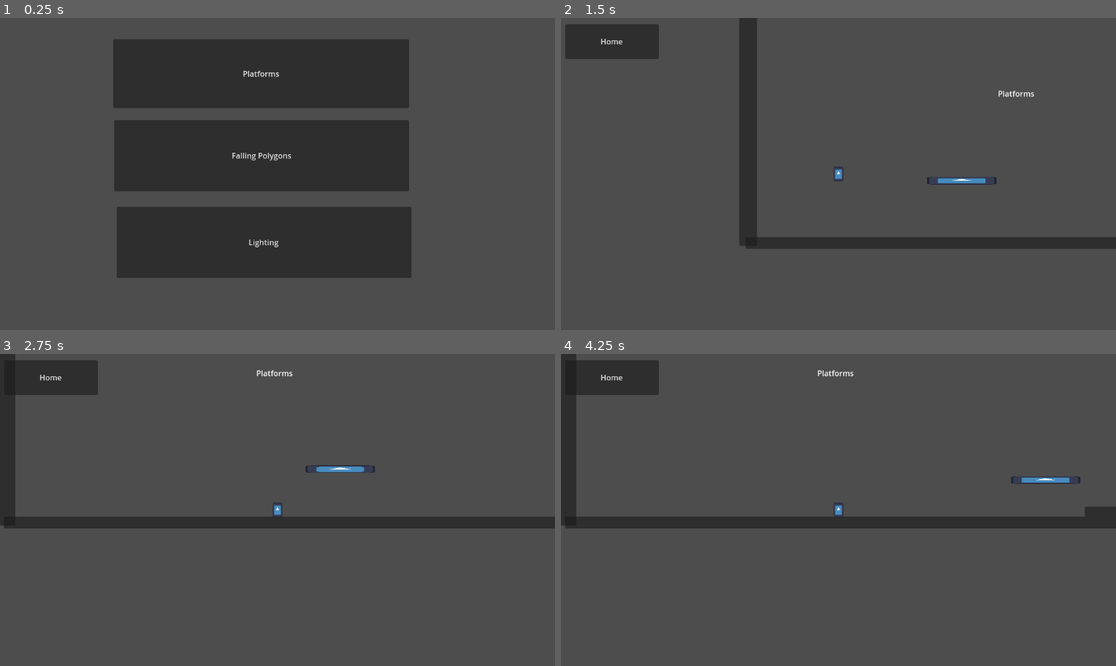
Above: before the commit, frames 1-4 (two rows, left to right).
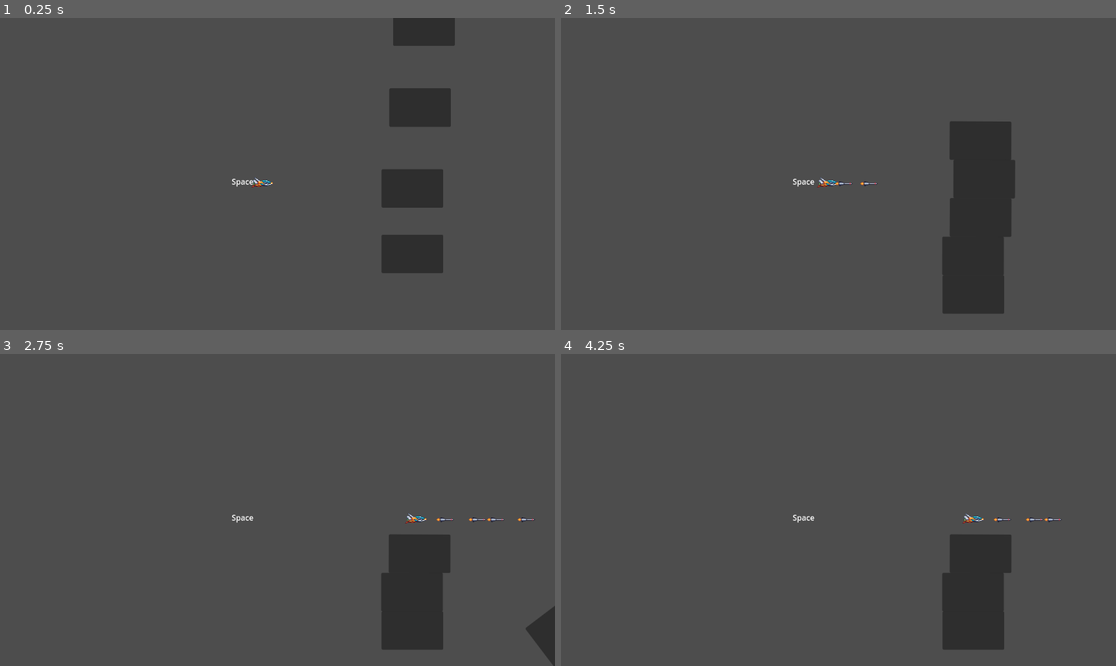
Above: after the commit, the same moments.

Repository: SiegeTheDay90/Godot-Sandbox-2D
Game: Godot game, scene res://jam_26_v0.1/jam26_level_1.tscn
Two runs of this game, one before a commit and one after it. Both use one fixed random seed, a clock stepped at 60 frames per second and the inputs below. Before the commit the project starts from res://splash.tscn. The engine's default icon, where the game draws it, is replaced by a stand-in: a white triangle on a blue panel in a dark square.
Inputs (mouse positions are in pixels of both pictures, inside the frame that each line leads up to):
- Up to frame 1 (0.25 s): no input
- Up to frame 2 (1.5 s): click (821, 74) at 0.5 s, where only the run before the commit has a clickable "Platforms"; tap Enter (ui_accept) at 1.25, 1.35 s; hold Right (ui_right) from 1.28 s (still down)
- Up to frame 3 (2.75 s): keep holding Right (ui_right); tap Enter (ui_accept) at 1.52, 1.82, 2.1, 2.27, 2.57 s
- Up to frame 4 (4.25 s): release Right (ui_right) at 2.78 s; hold Left (ui_left) 2.78-3.53 s; tap Enter (ui_accept) at 2.85, 3.6, 3.77, 4.07 s; hold Right (ui_right) from 3.53 s (still down)

The runs differ from the first frame. In frame 1, 38% of the frame differs, in the area x 20-82%, y 0-84%; in frame 2, 13%; in frame 3, 12%; in frame 4, 11%.

Commit message:
add constant_linear_velocity to platforms, start space-shooter as jam

Diff:
--- /dev/null
+++ b/jam_26_v0.1/Block.gd
@@ -0,0 +1,17 @@
+extends RigidBody2D
+
+
+# Called when the node enters the scene tree for the first time.
+func _ready():
+	pass # Replace with function body.
+
+
+# Called every frame. 'delta' is the elapsed time since the previous frame.
+func _process(delta):
+	pass
+
+
+func _on_area_2d_body_entered(body):
+	if body.name == "Missile":
+		queue_free()
+		body.queue_free()
--- /dev/null
+++ b/jam_26_v0.1/PlayerShip.gd
@@ -0,0 +1,40 @@
+extends CharacterBody2D
+
+
+const SPEED = 300.0
+const JUMP_VELOCITY = -400.0
+
+# Get the gravity from the project settings to be synced with RigidBody nodes.
+var gravity = ProjectSettings.get_setting("physics/2d/default_gravity")
+var status = "Idle"
+var Missile = load("res://jam_26_v0.1/missile.tscn")
+var missiles = []
+@onready var anim = get_node("AnimatedSprite2D")
+# export(PackedScene) var missile_scene
+
+
+func _physics_process(_delta):
+	# Get the input direction and handle the movement/deceleration.
+	# As good practice, you should replace UI actions with custom gameplay actions.
+	var direction = {"x": Input.get_axis("ui_left", "ui_right"), "y": Input.get_axis("ui_up", "ui_down")}
+	if direction:
+		velocity.x = direction.x * SPEED
+		velocity.y = direction.y * SPEED
+		if velocity.y > 0 and status != "Up":
+			anim.play("Up")
+		elif velocity.y < 0 and status != "Down":
+			anim.play("Down")
+		elif velocity.y == 0:
+			anim.play("Idle")
+	else:
+		velocity.x = move_toward(velocity.x, 0, SPEED/20)
+
+	if Input.is_action_just_pressed("ui_accept"):
+		var missile = Missile.instantiate()
+		add_sibling(missile)
+		missile.set_global_position(global_position)
+		missile.linear_velocity = 20 if velocity.x < 20 else velocity.x
+		missile.global_position.x += 38
+		missiles.push_front(missile)
+
+	move_and_slide()
--- /dev/null
+++ b/jam_26_v0.1/PlayerShip.tscn
@@ -0,0 +1,103 @@
+[gd_scene load_steps=15 format=3 uid="uid://dsorjh110dkwy"]
+
+[ext_resource type="Script" path="res://jam_26_v0.1/PlayerShip.gd" id="1_2jv5c"]
+[ext_resource type="Texture2D" uid="uid://cv7f6wqiocjxn" path="res://jam_26_v0.1/Pixel_SideScroller_Spaceships_v1.5.3/Ships/Animated/yellow_ship_spritesheet.png" id="2_evbdv"]
+[ext_resource type="Texture2D" uid="uid://dw7xkvmjk1q8l" path="res://jam_26_v0.1/Pixel_SideScroller_Spaceships_v1.5.3/Ships/Animated/yellow_1_idle.png" id="3_urqkp"]
+
+[sub_resource type="AtlasTexture" id="AtlasTexture_akprm"]
+atlas = ExtResource("2_evbdv")
+region = Rect2(0, 0, 48, 48)
+
+[sub_resource type="AtlasTexture" id="AtlasTexture_yp5tk"]
+atlas = ExtResource("2_evbdv")
+region = Rect2(48, 0, 48, 48)
+
+[sub_resource type="AtlasTexture" id="AtlasTexture_erlae"]
+atlas = ExtResource("2_evbdv")
+region = Rect2(96, 0, 48, 48)
+
+[sub_resource type="AtlasTexture" id="AtlasTexture_ck0l1"]
+atlas = ExtResource("2_evbdv")
+region = Rect2(0, 0, 48, 48)
+
+[sub_resource type="AtlasTexture" id="AtlasTexture_3s6pr"]
+atlas = ExtResource("2_evbdv")
+region = Rect2(144, 0, 48, 48)
+
+[sub_resource type="AtlasTexture" id="AtlasTexture_5neuo"]
+atlas = ExtResource("2_evbdv")
+region = Rect2(192, 0, 48, 48)
+
+[sub_resource type="SpriteFrames" id="SpriteFrames_08h4l"]
+animations = [{
+"frames": [{
+"duration": 1.0,
+"texture": SubResource("AtlasTexture_akprm")
+}, {
+"duration": 1.0,
+"texture": SubResource("AtlasTexture_yp5tk")
+}, {
+"duration": 1.0,
+"texture": SubResource("AtlasTexture_erlae")
+}],
+"loop": false,
+"name": &"Down",
+"speed": 5.0
+}, {
+"frames": [{
+"duration": 1.0,
+"texture": ExtResource("3_urqkp")
+}],
+"loop": true,
+"name": &"Idle",
+"speed": 5.0
+}, {
+"frames": [{
+"duration": 1.0,
+"texture": SubResource("AtlasTexture_ck0l1")
+}, {
+"duration": 1.0,
+"texture": SubResource("AtlasTexture_3s6pr")
+}, {
+"duration": 1.0,
+"texture": SubResource("AtlasTexture_5neuo")
+}],
+"loop": false,
+"name": &"Up",
+"speed": 5.0
+}]
+
+[sub_resource type="Animation" id="Animation_wdbu4"]
+resource_name = "Idle"
+
+[sub_resource type="Animation" id="Animation_vyfck"]
+length = 0.001
+
+[sub_resource type="AnimationLibrary" id="AnimationLibrary_ixmy0"]
+_data = {
+"Idle": SubResource("Animation_wdbu4"),
+"RESET": SubResource("Animation_vyfck")
+}
+
+[sub_resource type="CapsuleShape2D" id="CapsuleShape2D_u814l"]
+radius = 5.0
+height = 40.0
+
+[node name="PlayerShip" type="CharacterBody2D"]
+script = ExtResource("1_2jv5c")
+
+[node name="AnimatedSprite2D" type="AnimatedSprite2D" parent="."]
+sprite_frames = SubResource("SpriteFrames_08h4l")
+animation = &"Down"
+
+[node name="AnimationPlayer" type="AnimationPlayer" parent="."]
+root_node = NodePath("../..")
+autoplay = "Idle"
+libraries = {
+"": SubResource("AnimationLibrary_ixmy0")
+}
+
+[node name="CollisionShape2D" type="CollisionShape2D" parent="."]
+position = Vector2(1, 0)
+rotation = 1.5708
+shape = SubResource("CapsuleShape2D_u814l")
--- /dev/null
+++ b/jam_26_v0.1/block.tscn
@@ -0,0 +1,29 @@
+[gd_scene load_steps=4 format=3 uid="uid://wfu6ket5l8vp"]
+
+[ext_resource type="Script" path="res://jam_26_v0.1/Block.gd" id="1_aq2vm"]
+
+[sub_resource type="RectangleShape2D" id="RectangleShape2D_4b22p"]
+size = Vector2(128, 80)
+
+[sub_resource type="RectangleShape2D" id="RectangleShape2D_1djj4"]
+size = Vector2(168, 96)
+
+[node name="Block" type="RigidBody2D"]
+script = ExtResource("1_aq2vm")
+
+[node name="CollisionShape2D" type="CollisionShape2D" parent="."]
+shape = SubResource("RectangleShape2D_4b22p")
+
+[node name="Panel" type="Panel" parent="."]
+offset_left = -64.0
+offset_top = -40.0
+offset_right = 64.0
+offset_bottom = 40.0
+
+[node name="Area2D" type="Area2D" parent="."]
+
+[node name="CollisionShape2D" type="CollisionShape2D" parent="Area2D"]
+position = Vector2(-12, 0)
+shape = SubResource("RectangleShape2D_1djj4")
+
+[connection signal="body_entered" from="Area2D" to="." method="_on_area_2d_body_entered"]
--- /dev/null
+++ b/jam_26_v0.1/jam26_level_1.tscn
@@ -0,0 +1,46 @@
+[gd_scene load_steps=4 format=3 uid="uid://dt55gbt1eru5s"]
+
+[ext_resource type="PackedScene" uid="uid://dsorjh110dkwy" path="res://jam_26_v0.1/PlayerShip.tscn" id="1_2y3mf"]
+[ext_resource type="PackedScene" uid="uid://wfu6ket5l8vp" path="res://jam_26_v0.1/block.tscn" id="2_1cb1n"]
+
+[sub_resource type="RectangleShape2D" id="RectangleShape2D_eildf"]
+size = Vector2(176, 20)
+
+[node name="jam26_level_1" type="Node2D"]
+
+[node name="PlayerShip" parent="." instance=ExtResource("1_2y3mf")]
+position = Vector2(544, 344)
+
+[node name="Label" type="Label" parent="."]
+offset_left = -72.0
+offset_top = 16.0
+offset_right = 1080.0
+offset_bottom = 664.0
+text = "Space"
+horizontal_alignment = 1
+vertical_alignment = 1
+metadata/_edit_lock_ = true
+
+[node name="LevelCamera" type="Camera2D" parent="."]
+anchor_mode = 0
+
+[node name="InvisibleFloor" type="StaticBody2D" parent="."]
+position = Vector2(880, 624)
+
+[node name="CollisionShape2D" type="CollisionShape2D" parent="InvisibleFloor"]
+shape = SubResource("RectangleShape2D_eildf")
+
+[node name="Block" parent="." instance=ExtResource("2_1cb1n")]
+position = Vector2(856, 464)
+
+[node name="Block2" parent="." instance=ExtResource("2_1cb1n")]
+position = Vector2(856, 328)
+
+[node name="Block3" parent="." instance=ExtResource("2_1cb1n")]
+position = Vector2(872, 160)
+
+[node name="Block4" parent="." instance=ExtResource("2_1cb1n")]
+position = Vector2(880, -8)
+
+[node name="Block5" parent="." instance=ExtResource("2_1cb1n")]
+position = Vector2(872, -128)
--- /dev/null
+++ b/jam_26_v0.1/missile.gd
@@ -0,0 +1,22 @@
+extends StaticBody2D
+
+var SPEED = 300
+var linear_velocity = 20
+
+
+	#print("This is a Missile")
+#	self.global_position = pos
+
+# Called when the node enters the scene tree for the first time.
+func _ready():
+	pass # Replace with function body.
+
+
+# Called every frame. 'delta' is the elapsed time since the previous frame.
+func _process(delta):
+	if linear_velocity < 500:
+		linear_velocity *= 1.08
+
+	position.x += linear_velocity*delta
+
+	pass
--- /dev/null
+++ b/jam_26_v0.1/missile.tscn
@@ -0,0 +1,20 @@
+[gd_scene load_steps=4 format=3 uid="uid://cxk4i6ijvejwq"]
+
+[ext_resource type="Script" path="res://jam_26_v0.1/missile.gd" id="1_2lhc0"]
+[ext_resource type="Texture2D" uid="uid://ch5n1f6cud1dr" path="res://jam_26_v0.1/Pixel_SideScroller_Spaceships_v1.5.3/Projectiles/missile-1.png" id="1_xkgng"]
+
+[sub_resource type="CapsuleShape2D" id="CapsuleShape2D_b5vae"]
+radius = 8.0
+
+[node name="Missile" type="StaticBody2D"]
+script = ExtResource("1_2lhc0")
+
+[node name="CollisionShape2D" type="CollisionShape2D" parent="."]
+rotation = 1.5708
+shape = SubResource("CapsuleShape2D_b5vae")
+
+[node name="Sprite2D" type="Sprite2D" parent="."]
+position = Vector2(-3.50769, -1.53326e-07)
+rotation = 1.5708
+scale = Vector2(1, 1.35954)
+texture = ExtResource("1_xkgng")
--- a/level_1_platforms_test/CharacterBody2D.gd
+++ b/level_1_platforms_test/CharacterBody2D.gd
@@ -12,10 +12,6 @@
 	# Add the gravity.
 	if not is_on_floor():
 		velocity.y += gravity * delta
-	else:
-		print(get_platform_velocity())
-		# print(velocity)
-		pass
 
 	# Handle Jump.
 	if Input.is_action_just_pressed("ui_accept") and is_on_floor():
@@ -27,7 +23,7 @@
 	if direction:
 		velocity.x = direction * SPEED
 	elif is_on_floor():
-		velocity.x = move_toward(velocity.x, 0, SPEED/20)
+		velocity.x = move_toward(velocity.x, 0, SPEED)
 	else:
 		velocity.x = move_toward(velocity.x, 0, SPEED/50)
 
--- a/level_1_platforms_test/Platform.gd
+++ b/level_1_platforms_test/Platform.gd
@@ -8,13 +8,15 @@
 func _ready():
 	interval_timer = Timer.new()
 	add_child(interval_timer)
-	interval_timer.wait_time = 2.0
+	interval_timer.wait_time = 4.0
 	interval_timer.connect("timeout", change_dir)
 	interval_timer.start()
-
+	constant_linear_velocity = Vector2(dir*SPEED, 0)
 func change_dir():
 	dir *= -1
+
 
 # Called every frame. 'delta' is the elapsed time since the previous frame.
 func _process(delta):
 	self.position.x += dir*SPEED*delta
+	constant_linear_velocity = Vector2(dir*SPEED, 0)
--- a/level_1_platforms_test/player.tscn
+++ b/level_1_platforms_test/player.tscn
@@ -30,8 +30,15 @@
 
 [node name="LightOccluder2D" type="LightOccluder2D" parent="CharacterBody2D"]
 position = Vector2(-2.38419e-07, -4.76837e-07)
-scale = Vector2(0.174931, 0.258622)
+scale = Vector2(0.166184, -0.253924)
 occluder = SubResource("OccluderPolygon2D_iu4qq")
 sdf_collision = false
 
+[node name="LightOccluder2D2" type="LightOccluder2D" parent="CharacterBody2D"]
+position = Vector2(-2.38419e-07, -4.76837e-07)
+scale = Vector2(0.05274, -0.0379607)
+occluder = SubResource("OccluderPolygon2D_iu4qq")
+sdf_collision = false
+occluder_light_mask = 2
+
 [connection signal="pressed" from="CharacterBody2D/HomeButton" to="CharacterBody2D/HomeButton" method="_on_pressed"]
--- a/level_1_platforms_test/test_level_1.tscn
+++ b/level_1_platforms_test/test_level_1.tscn
@@ -1,8 +1,7 @@
-[gd_scene load_steps=7 format=3 uid="uid://befuyfcdi8yqg"]
+[gd_scene load_steps=6 format=3 uid="uid://befuyfcdi8yqg"]
 
 [ext_resource type="PackedScene" uid="uid://dkklo2kiw0v4t" path="res://level_1_platforms_test/player.tscn" id="1_rsvo2"]
 [ext_resource type="Script" path="res://level_1_platforms_test/Platform.gd" id="1_we6pa"]
-[ext_resource type="PackedScene" uid="uid://c20xkg7cqauxf" path="res://platform_corrected.tscn" id="3_nnv5k"]
 
 [sub_resource type="RectangleShape2D" id="RectangleShape2D_b3uru"]
 size = Vector2(3669, 20)
@@ -48,7 +47,7 @@
 offset_bottom = 13.0
 
 [node name="Platform2" type="StaticBody2D" parent="."]
-position = Vector2(1035, 603)
+position = Vector2(578, 490)
 script = ExtResource("1_we6pa")
 
 [node name="CollisionShape2D" type="CollisionShape2D" parent="Platform2"]
@@ -89,6 +88,3 @@
 position = Vector2(144, 475)
 
 [node name="Timer" type="Timer" parent="."]
-
-[node name="Node2D" parent="." instance=ExtResource("3_nnv5k")]
-position = Vector2(280, 493)
--- a/level_3_lighting_test/test_level_3.tscn
+++ b/level_3_lighting_test/test_level_3.tscn
@@ -1,9 +1,11 @@
-[gd_scene load_steps=8 format=3 uid="uid://cn0l7eyneyu3k"]
+[gd_scene load_steps=10 format=3 uid="uid://cn0l7eyneyu3k"]
 
 [ext_resource type="Texture2D" uid="uid://74qf0ufeqded" path="res://696.jpg" id="1_b4sm8"]
 [ext_resource type="PackedScene" uid="uid://dkklo2kiw0v4t" path="res://level_1_platforms_test/player.tscn" id="2_dt0m4"]
+[ext_resource type="Texture2D" uid="uid://ibuoqwv8tp8a" path="res://icon.svg" id="2_uaa20"]
 [ext_resource type="Texture2D" uid="uid://cu5ua4fooe5vd" path="res://level_3_lighting_test/2d_lights_and_shadows_neutral_point_light.webp" id="3_5wiod"]
 [ext_resource type="PackedScene" uid="uid://tcrko1rsqrdv" path="res://platform.tscn" id="4_ip6a7"]
+[ext_resource type="Script" path="res://level_1_platforms_test/Platform.gd" id="5_irxky"]
 
 [sub_resource type="RectangleShape2D" id="RectangleShape2D_b3uru"]
 size = Vector2(3669, 20)
@@ -15,6 +17,30 @@
 polygon = PackedVector2Array(0, 19, 258, 21, 258, 1, 0, -1)
 
 [node name="Test_Level_3" type="Node2D"]
+
+[node name="PointLight2D" type="PointLight2D" parent="."]
+visible = false
+position = Vector2(-919, 199)
+scale = Vector2(15.4703, 10.6487)
+energy = 0.39
+shadow_enabled = true
+texture = ExtResource("3_5wiod")
+
+[node name="PointLight2D2" type="PointLight2D" parent="."]
+light_mask = 2
+position = Vector2(1451, -16)
+scale = Vector2(7.50873, -6.28311)
+energy = 2.03
+shadow_enabled = true
+texture = ExtResource("3_5wiod")
+
+[node name="PointLight2D3" type="PointLight2D" parent="."]
+position = Vector2(-704, -988)
+rotation = 1.09748
+scale = Vector2(30.6838, 3.54689)
+energy = 3.54
+shadow_enabled = true
+texture = ExtResource("2_uaa20")
 
 [node name="Player" parent="." instance=ExtResource("2_dt0m4")]
 position = Vector2(583, 488)
@@ -69,15 +95,11 @@
 scale = Vector2(0.1, 0.064)
 texture = ExtResource("1_b4sm8")
 
-[node name="PointLight2D" type="PointLight2D" parent="."]
-position = Vector2(592, -1577.5)
-scale = Vector2(37.3271, 17.9883)
-energy = 3.41
-shadow_enabled = true
-texture = ExtResource("3_5wiod")
-
 [node name="Platform" parent="." instance=ExtResource("4_ip6a7")]
 position = Vector2(147, 524)
+script = ExtResource("5_irxky")
 
 [node name="LightOccluder2D" type="LightOccluder2D" parent="Platform"]
+position = Vector2(1, -1)
+scale = Vector2(1.00563, 1.03392)
 occluder = SubResource("OccluderPolygon2D_gsyaf")
--- a/project.godot
+++ b/project.godot
@@ -11,7 +11,7 @@
 [application]
 
 config/name="2D Test Project"
-run/main_scene="res://splash.tscn"
+run/main_scene="res://jam_26_v0.1/jam26_level_1.tscn"
 config/features=PackedStringArray("4.1", "Mobile")
 config/icon="res://icon.svg"
 
Binary file added: jam_26_v0.1/Pixel_SideScroller_Spaceships_v1.5.3/ASE Files/animated_ships.ase
Binary file added: jam_26_v0.1/Pixel_SideScroller_Spaceships_v1.5.3/ASE Files/explosion.ase
Binary file added: jam_26_v0.1/Pixel_SideScroller_Spaceships_v1.5.3/ASE Files/projectiles.ase
Binary file added: jam_26_v0.1/Pixel_SideScroller_Spaceships_v1.5.3/ASE Files/sidescroller_enemies.ase
Binary file added: jam_26_v0.1/Pixel_SideScroller_Spaceships_v1.5.3/ASE Files/sidescroller_ships.ase
Binary file added: jam_26_v0.1/Pixel_SideScroller_Spaceships_v1.5.3/ASE Files/thrusters.ase
Binary file added: jam_26_v0.1/Pixel_SideScroller_Spaceships_v1.5.3/Engine Thrusters/diagonal-thrust-01.png
Not shown, added: jam_26_v0.1/Pixel_SideScroller_Spaceships_v1.5.3/Engine Thrusters/diagonal-thrust-01.png.import
Binary file added: jam_26_v0.1/Pixel_SideScroller_Spaceships_v1.5.3/Engine Thrusters/diagonal-thrust-02.png
Not shown, added: jam_26_v0.1/Pixel_SideScroller_Spaceships_v1.5.3/Engine Thrusters/diagonal-thrust-02.png.import
Binary file added: jam_26_v0.1/Pixel_SideScroller_Spaceships_v1.5.3/Engine Thrusters/diagonal-thrust-03.png
Not shown, added: jam_26_v0.1/Pixel_SideScroller_Spaceships_v1.5.3/Engine Thrusters/diagonal-thrust-03.png.import
(and 391 more such lines)
